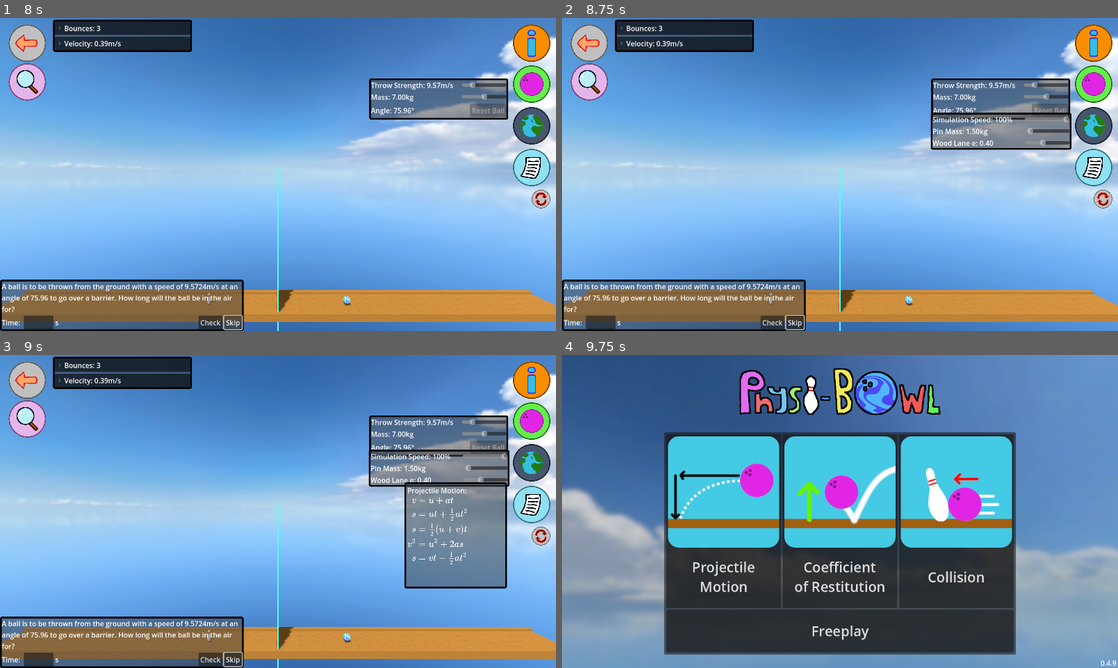
Above: before the commit, frames 1-4 (two rows, left to right).
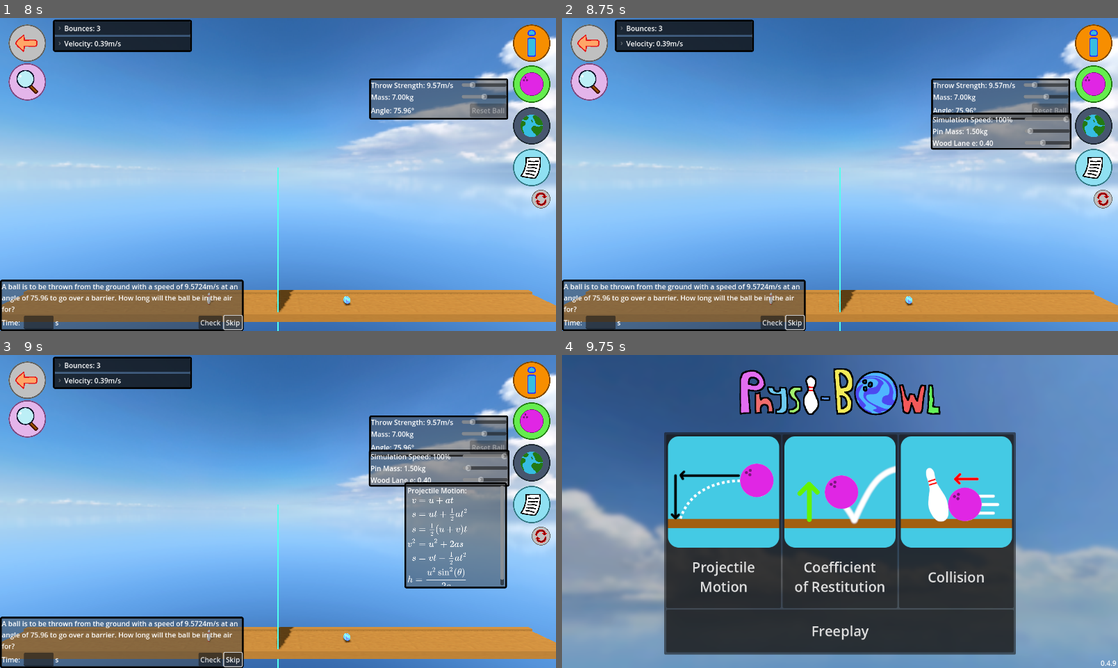
Above: after the commit, the same moments.

Repository: ErythiaSea/CMP400-PhET
Game: Godot game, scene res://Scenes/main_menu.tscn
Two runs of this game, one before a commit and one after it. Both use one fixed random seed, a clock stepped at 60 frames per second and the inputs below.
Inputs (mouse positions are in pixels of both pictures, inside the frame that each line leads up to):
- Up to frame 1 (8 s): click "Projectile Motion" at 0.5 s; click (50, 321) at 1.27 s; type "12" at 1.35 s; click (27, 80) at 2 s; click (27, 80) at 2.75 s; click "Skip" at 3.5 s; click "Skip" at 4.25 s; click "Check" at 5 s; click (533, 43) at 5.75 s; click (533, 83) at 6.5 s; click "Continue" at 7.25 s
- Up to frame 2 (8.75 s): click (1095, 127) at 8 s
- Up to frame 3 (9 s): click (533, 505) at 8.75 s
- Up to frame 4 (9.75 s): click (589, 380) at 9.5 s

Frames 1-2 are identical in both runs. In frame 3, 0.2% of the frame differs, in the area x 73-91%, y 41-74%; in frame 4, nothing differs.

Commit message:
improve anti-cheat, max height formula

Diff:
--- a/Scenes/bowlingEnv.tscn
+++ b/Scenes/bowlingEnv.tscn
@@ -27,6 +27,7 @@
 [ext_resource type="Texture2D" uid="uid://b4ixases7qjlv" path="res://GFX/back_button.png" id="18_0liue"]
 [ext_resource type="Texture2D" uid="uid://d0u55huwocfos" path="res://GFX/formulae/ehh coeff.png" id="18_y0auy"]
 [ext_resource type="Script" path="res://Scenes/number_box.gd" id="21_y0auy"]
+[ext_resource type="Texture2D" uid="uid://fj8rnhr3crne" path="res://GFX/maxheight.png" id="22_qw02s"]
 [ext_resource type="Texture2D" uid="uid://dh25x1koml73p" path="res://GFX/reset_button.png" id="23_insud"]
 [ext_resource type="Texture2D" uid="uid://c78o2owvhp814" path="res://GFX/glass_button.png" id="29_22p0g"]
 [ext_resource type="Script" path="res://Scenes/col_test.gd" id="30_edsgw"]
@@ -624,6 +625,16 @@
 expand_mode = 5
 stretch_mode = 4
 
+[node name="PMFormula2" type="TextureRect" parent="GUIRoot/FormulaPanel/MarginContainer/ScrollContainer/HBoxContainer"]
+layout_mode = 2
+tooltip_text = "h = max height (m)
+u = initial velocity (m/s)
+θ = angle
+g = gravity (m/s) (=9.8)"
+texture = ExtResource("22_qw02s")
+expand_mode = 5
+stretch_mode = 4
+
 [node name="QuestionPanel" type="PanelContainer" parent="GUIRoot"]
 custom_minimum_size = Vector2(561, 92)
 anchors_preset = 2
--- a/Scenes/bowling_env.gd
+++ b/Scenes/bowling_env.gd
@@ -108,7 +108,7 @@
 				if _bowling_ball.barrier_hit:
 					GameManager.q_args["barrier_hit"] = 1
 				_end_checking()
-			if _bowling_ball.position.y > 12.5:
+			if _bowling_ball.position.y > 12.5 and _top_barrier.visible:
 				_end_checking() # no cheating!
 		if (GameManager.current_gamemode == GameManager.mode.collision):
 			if _bowling_ball.pins_hit > 0:
Binary file added: GFX/maxheight.png
Not shown, added: GFX/maxheight.png.import
Not shown: 1 places in Scenes/bowlingEnv.tscn that only renumber resources
